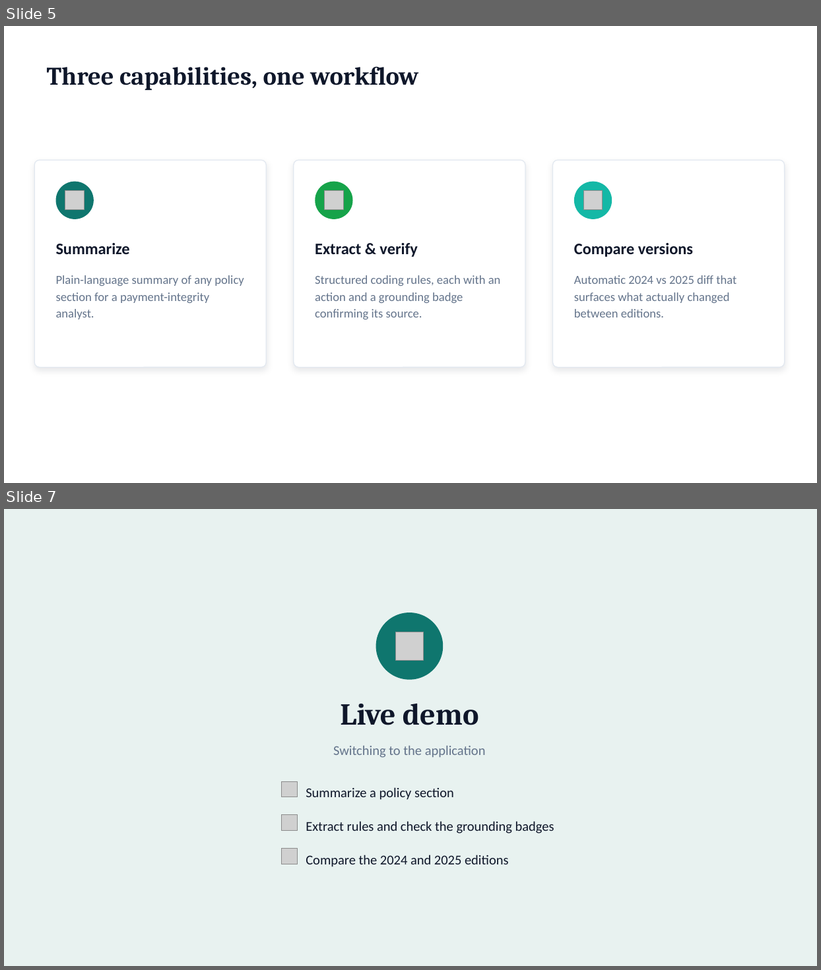
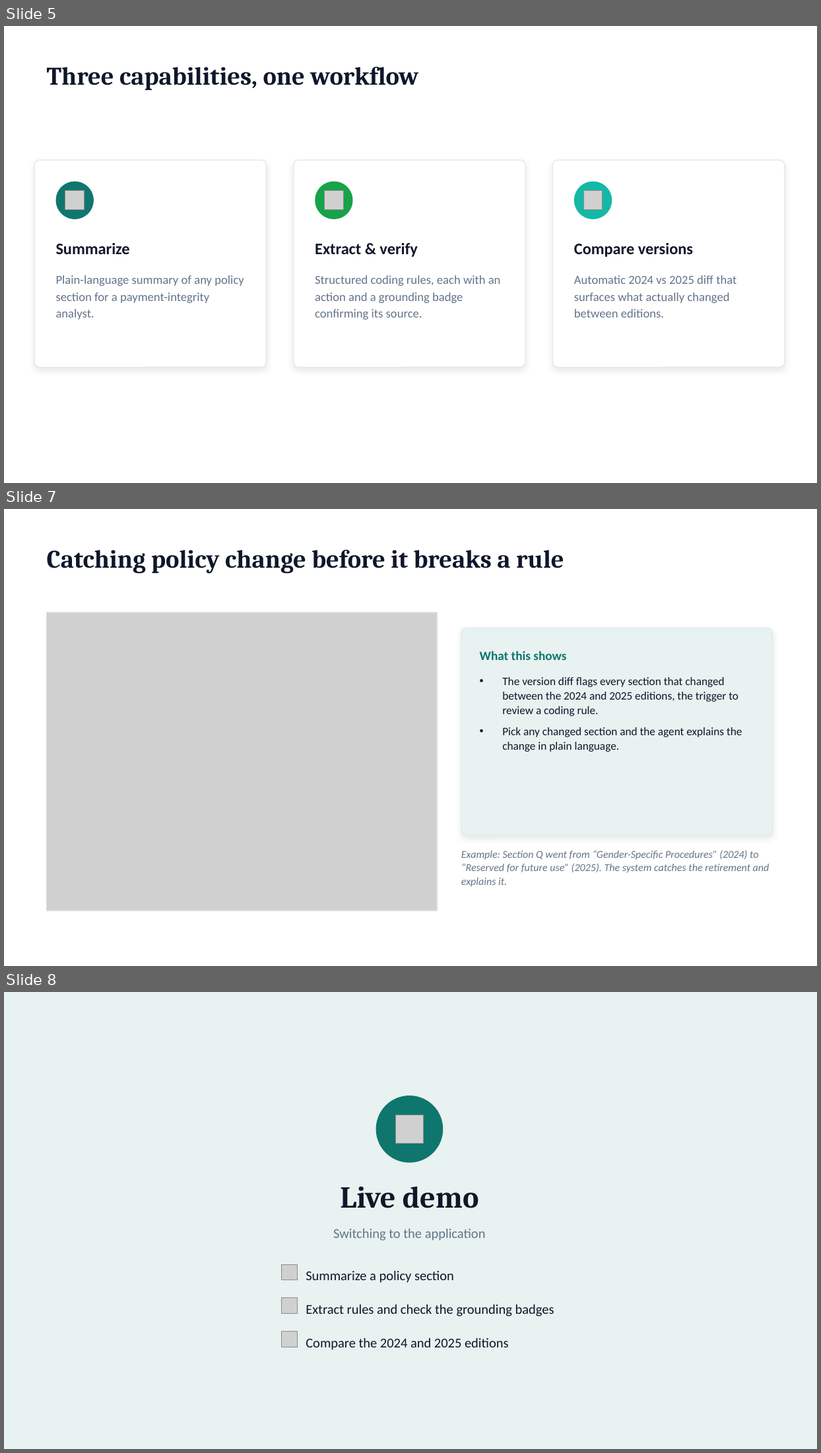
Before and after one commit to KESHAV8087/cotiviti-policy-to-rules, a slide deck: Slides.pptx. Shown one above the other, each under a label of ours: slides 5 and 7 before the commit, slides 5, 7 and 8 after it; the slides between them are not shown. The pictures are 821x970 and 821x1453 pixels, drawn with LibreOffice and Linux fonts; fonts in the diff are those of the drawing; grey boxes stand for pictures. Boxes give left, top, right and bottom in pixels: in the first picture for what was removed or moved away, otherwise in the second. Text is boxed around its words. In the diff, an @@ line names an element or a change of style, - is before the commit and + after.

Commit message:
Add UI screenshots; fix explain-on-empty-section, section-citation resolver, summarize guard; embed screenshots in README and slides; sharpen business payoff and change-detection framing

```diff
--- a/Slides.pptx
+++ b/Slides.pptx
@@ slide 7 added at box(4, 509, 817, 966), background #FFFFFF @@
@@ text added at box(47, 549, 564, 574), 30 pt, text #0F172A, bold @@
+Catching policy change before it breaks a rule
@@ picture added at box(47, 613, 437, 911) @@
@@ rectangle added at box(47, 613, 437, 911), outline #D9DEE5 1 pt @@
@@ rounded rectangle added at box(461, 628, 773, 835), fill #E8F2F0, outline #E2E8F0 1 pt @@
@@ text added at box(480, 651, 566, 660), 15 pt, text #0F766E, bold @@
+What this shows
@@ text added at box(502, 677, 742, 752), 13.5 pt, text #0F172A @@
+• The version diff flags every section that changed between the 2024 and 2025 editions, the trigger to review a coding rule.
+• Pick any changed section and the agent explains the change in plain language.
@@ text added at box(461, 850, 770, 887), 12.5 pt, text #64748B, italic @@
+Example: Section Q went from “Gender-Specific Procedures” (2024) to “Reserved for future use” (2025). The system catches the retirement and explains it.
@@ what was slide 7 is now slide 8 @@
```
Also in this commit, not shown: 2 slides changed, 1 other slide added, 1 slide removed, 6 other files.
